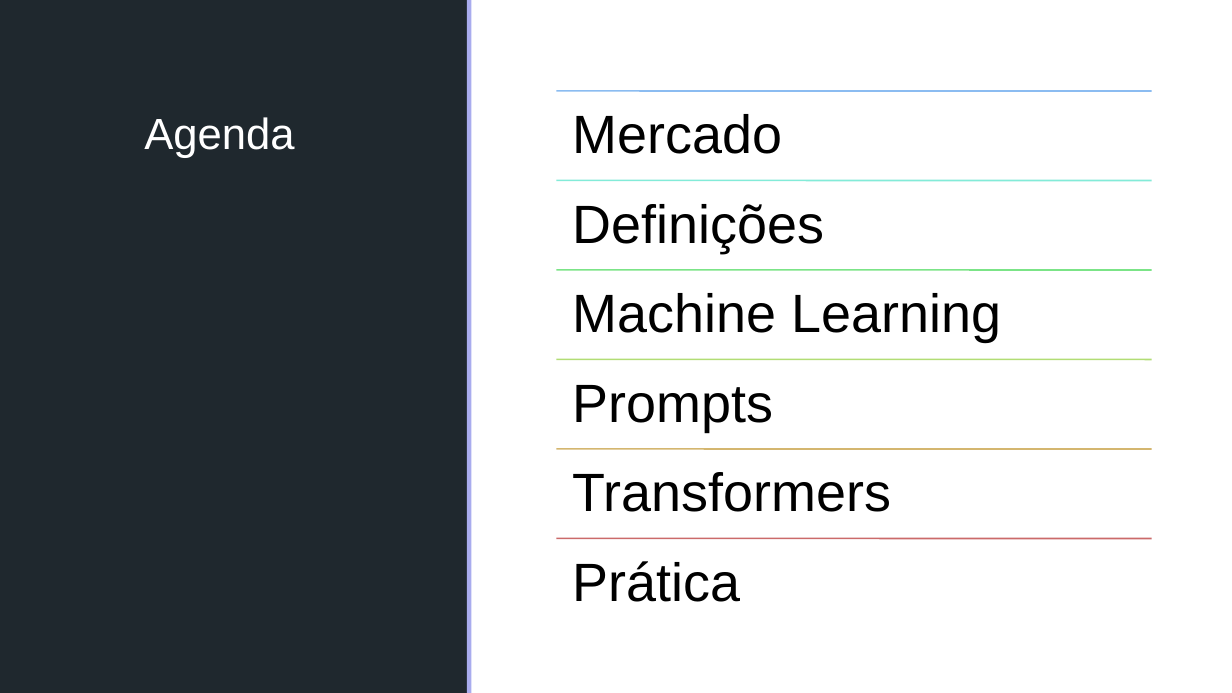
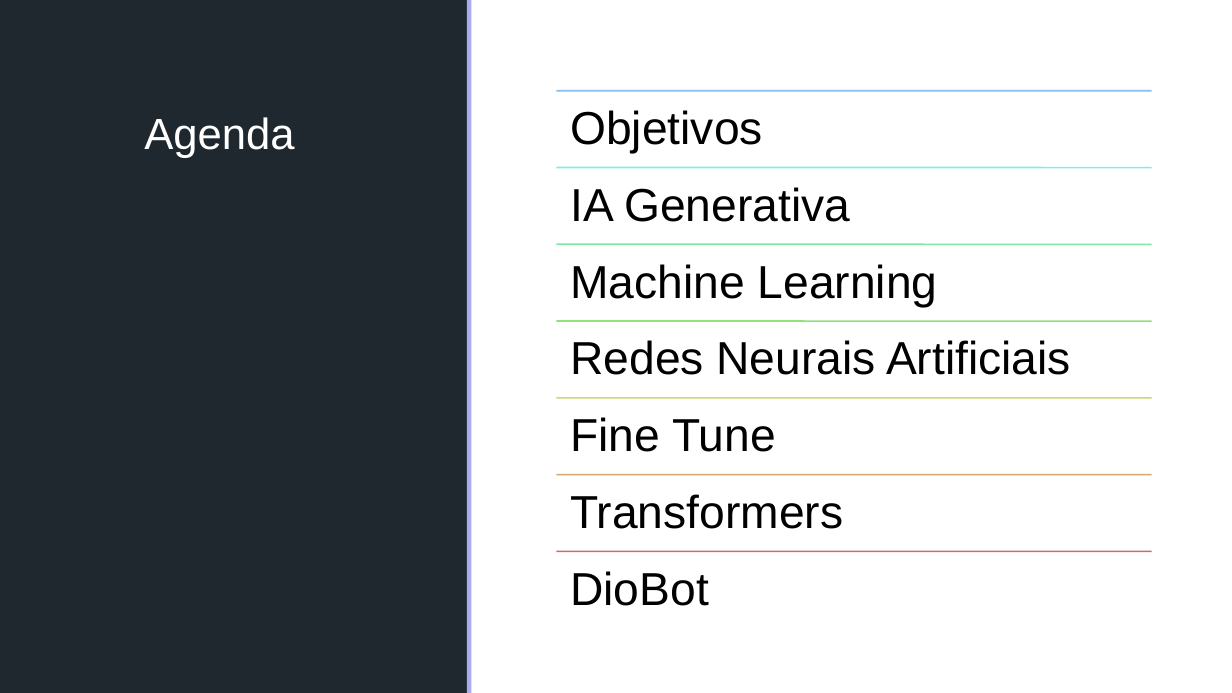
Before and after one commit to batestin1/code_the_future_diobot, a slide deck: slide 3 of materiais/LLM-DIO.pptx. Drawn at 1232x693 pixels with LibreOffice and Linux fonts; fonts in the diff are those of the drawing; background and template pictures are left out. Boxes give left, top, right and bottom in pixels: in the first picture for what was removed or moved away, otherwise in the second. Text is boxed around its words. In the diff, an @@ line names an element or a change of style, - is before the commit and + after.

```diff
--- a/materiais/LLM-DIO.pptx
+++ b/materiais/LLM-DIO.pptx
@@ line moved from (556, 180) - (1152, 180) to (556, 167) - (1152, 167) @@
@@ line (556, 167) - (1152, 167): stroke #83EBD8 1.25 pt to #84ECE5 1.25 pt @@
@@ text "Machine Learning" at bbox=[570, 264, 938, 307]: size 42 to 36 pt; less space between paragraphs @@
@@ text "Machine Learning": place and size @@
-text "Machine Learning" at bbox=[573, 293, 1001, 342]
+text "Machine Learning" at bbox=[570, 264, 938, 307]
@@ line moved from (556, 270) - (1152, 270) to (556, 244) - (1152, 244) @@
@@ line (556, 244) - (1152, 244): stroke #7BE487 1.25 pt to #7EE7A2 1.25 pt @@
@@ line moved from (556, 360) - (1152, 360) to (556, 398) - (1152, 398) @@
@@ line (556, 398) - (1152, 398): stroke #B2DD75 1.25 pt to #C8DA73 1.25 pt @@
@@ text "Transformers": place and size @@
-text "Transformers" at bbox=[573, 472, 891, 512]
+text "Transformers" at bbox=[570, 494, 843, 529]
@@ text "Transformers" at bbox=[570, 494, 843, 529]: size 42 to 36 pt; less space between paragraphs @@
@@ line moved from (556, 449) - (1152, 449) to (556, 475) - (1152, 475) @@
@@ line (556, 475) - (1152, 475): stroke #D4B66F 1.25 pt to #D3A96E 1.25 pt @@
@@ line moved from (556, 539) - (1152, 539) to (556, 552) - (1152, 552) @@
@@ group removed at bbox=[573, 114, 825, 602]: 4 texts @@
-Mercado
-Definições
-Prompts
-Prática
@@ group added at bbox=[556, 110, 1152, 606]: 5 texts, 1 line @@
+Objetivos
+IA Generativa
+Redes Neurais Artificiais
+Fine Tune
+DioBot
```
Also in this commit, not shown: 4 other slides changed, 11 slides added, 17 slides removed, 1 other file.
